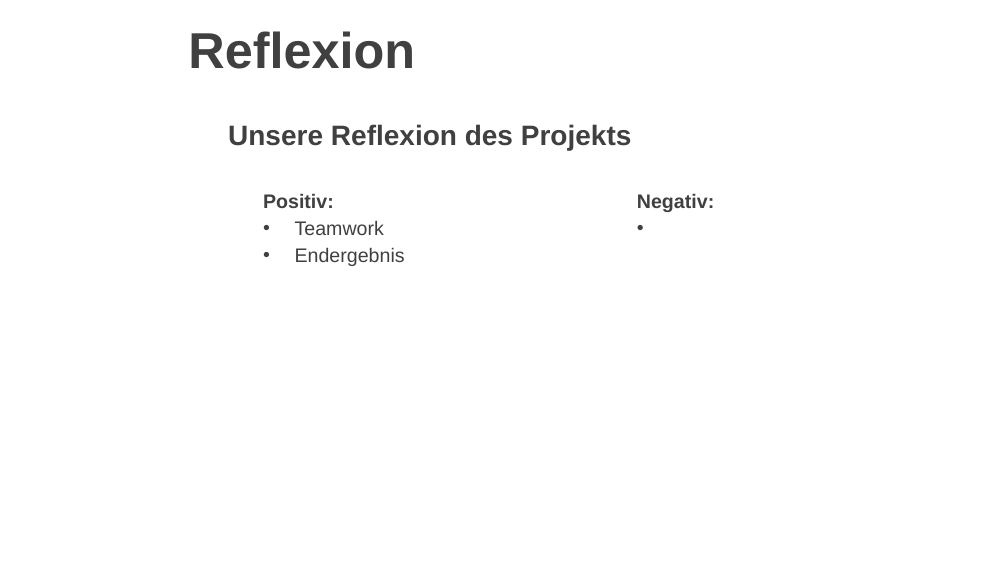
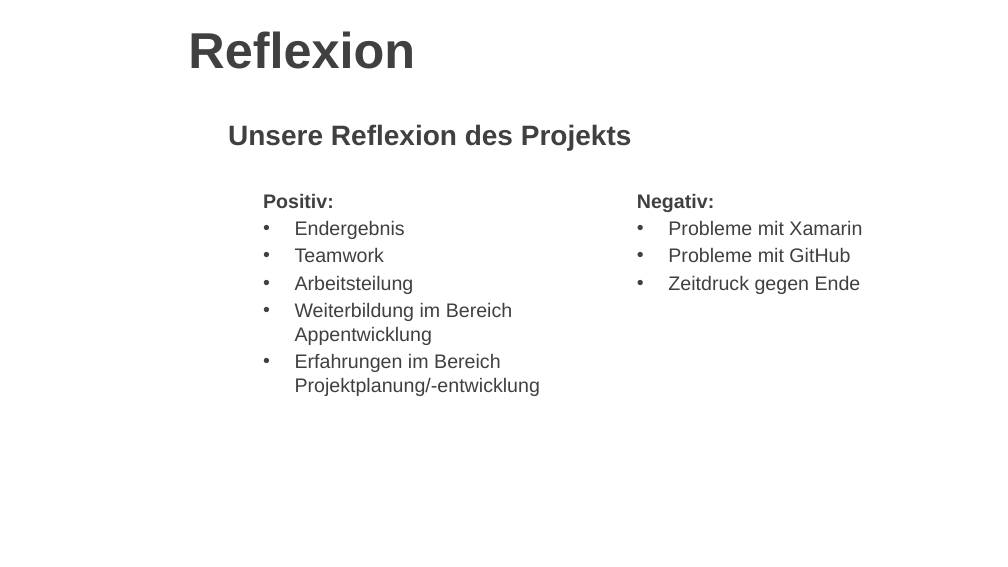
Before and after one commit to Mosman97/SE-Einkaufsplanungs-Application, a slide deck: slide 6 of EinkaufsplanerProjekt.pptx. Drawn at 1008x567 pixels with LibreOffice and Linux fonts; fonts in the diff are those of the drawing; background and template pictures are left out. Boxes give left, top, right and bottom in pixels: in the first picture for what was removed or moved away, otherwise in the second. Text is boxed around its words. In the diff, an @@ line names an element or a change of style, - is before the commit and + after.

```diff
--- a/EinkaufsplanerProjekt.pptx
+++ b/EinkaufsplanerProjekt.pptx
@@ text at [295,220,405,239]: paragraph added @@
+• Endergebnis
@@ text at [668,220,862,294]: paragraphs added @@
+• Probleme mit Xamarin
+• Probleme mit GitHub
+• Zeitdruck gegen Ende
@@ text at [295,275,540,396]: text changed @@
-• Endergebnis
+• Arbeitsteilung
+• Weiterbildung im Bereich Appentwicklung
+• Erfahrungen im Bereich Projektplanung/-entwicklung
```
Also in this commit, not shown: 1 other slide changed, 1 other file.
